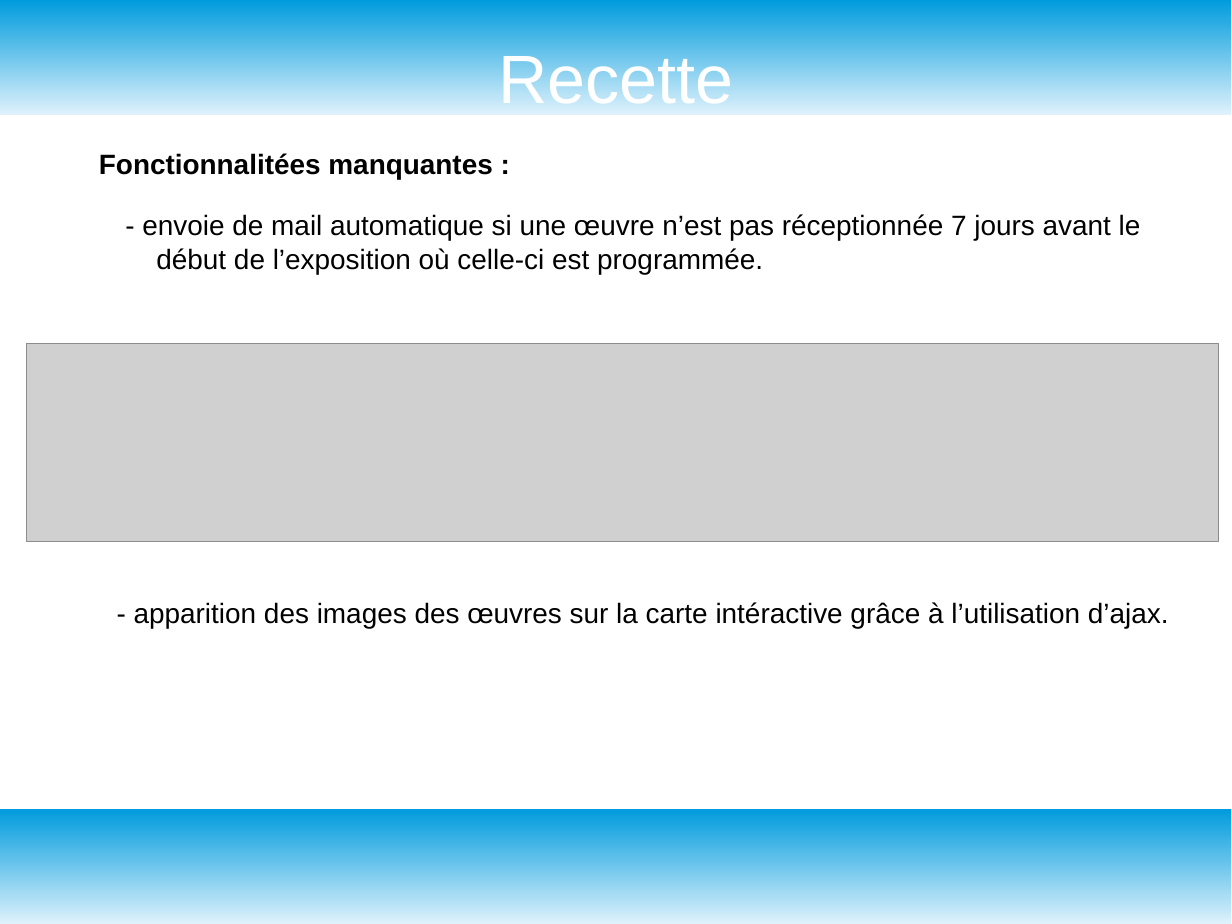
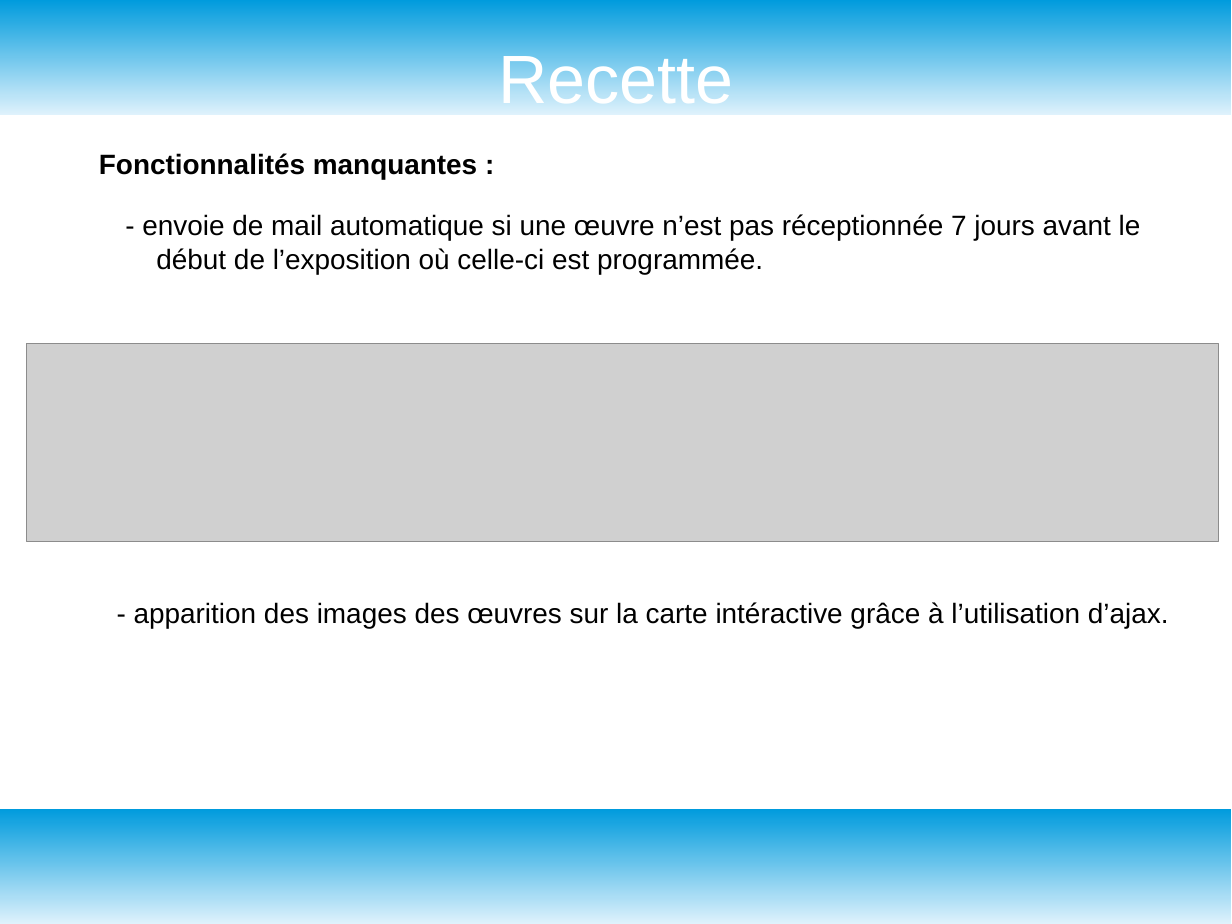
Before and after one commit to GuyomH/Fil-Rouge, a slide deck: slide 19 of assets/grand angle diapo.odp (slide 17 before the commit). Drawn at 1232x924 pixels with LibreOffice and Linux fonts; fonts in the diff are those of the drawing; grey boxes stand for pictures. Boxes give left, top, right and bottom in pixels: in the first picture for what was removed or moved away, otherwise in the second. Text is boxed around its words. In the diff, an @@ line names an element or a change of style, - is before the commit and + after.

```diff
--- a/assets/grand angle diapo.odp
+++ b/assets/grand angle diapo.odp
@@ text at bbox=[99, 153, 477, 179]: text changed @@
-Fonctionnalitées manquantes :
+Fonctionnalités manquantes :
```
Also in this commit, not shown: 3 other slides changed, 5 slides added, 1 slide removed, 7 other files.
